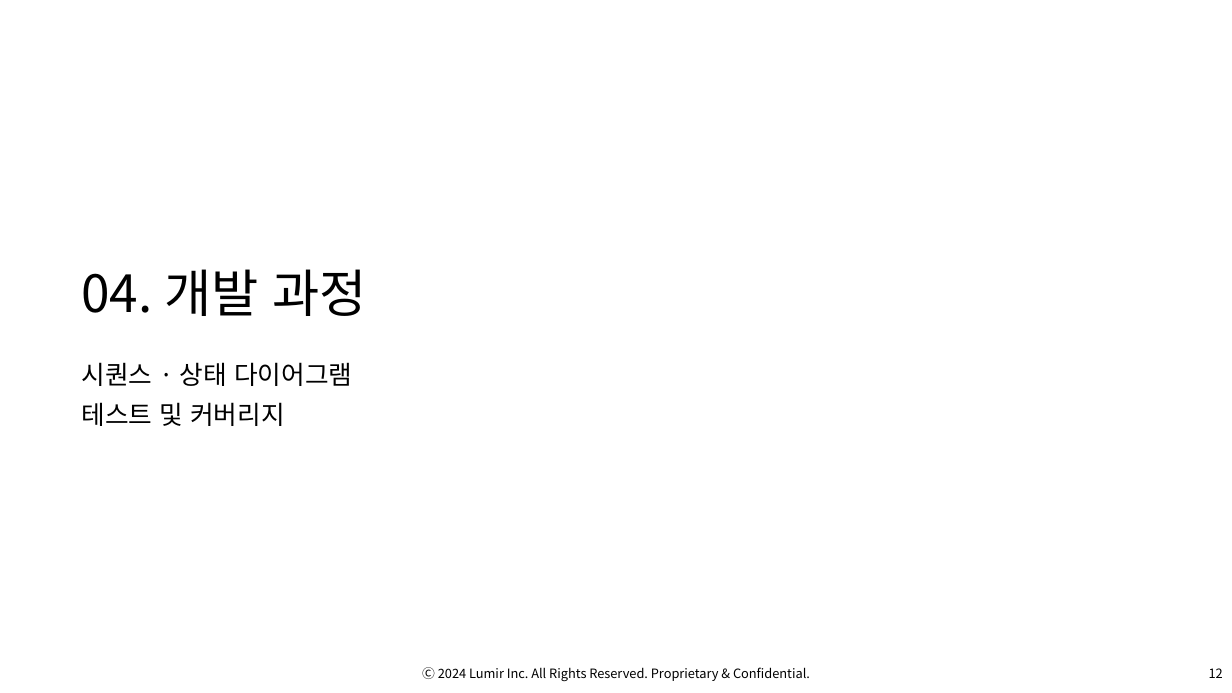
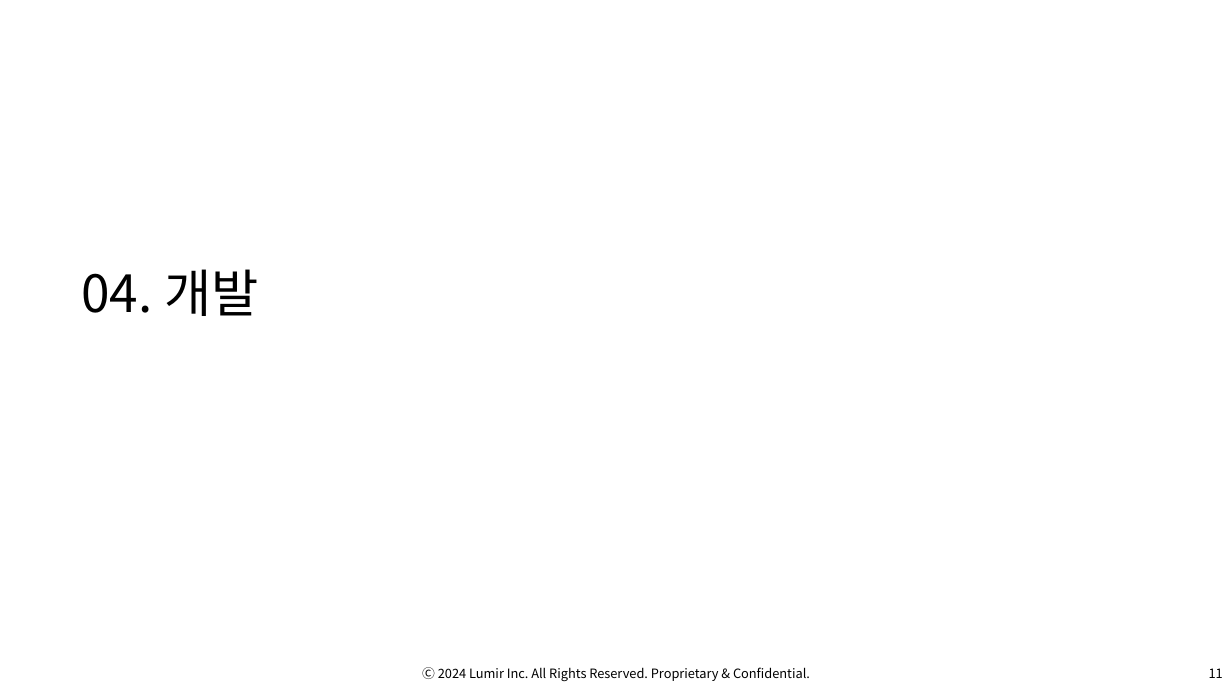
Before and after one commit to OsterRepository/OsterRepository, a slide deck: slide 12 of 기술 7부 김민수 성과 발표.pptx (slide 13 before the commit). Drawn at 1232x693 pixels with LibreOffice and Linux fonts; fonts in the diff are those of the drawing; background and template pictures are left out. Boxes give left, top, right and bottom in pixels: in the first picture for what was removed or moved away, otherwise in the second. Text is boxed around its words. In the diff, an @@ line names an element or a change of style, - is before the commit and + after.

```diff
--- a/기술 7부 김민수 성과 발표.pptx
+++ b/기술 7부 김민수 성과 발표.pptx
@@ title at bbox=[81, 269, 258, 316]: text changed @@
-04. 개발 과정
+04. 개발
@@ text removed at bbox=[81, 362, 352, 426] @@
-시퀀스 · 상태 다이어그램
-테스트 및 커버리지
@@ page number at bbox=[1209, 668, 1223, 678]: text changed @@
-12
+11
```
Also in this commit, not shown: 15 other slides changed, 1 slide added, 3 slides removed, 1 other file.
